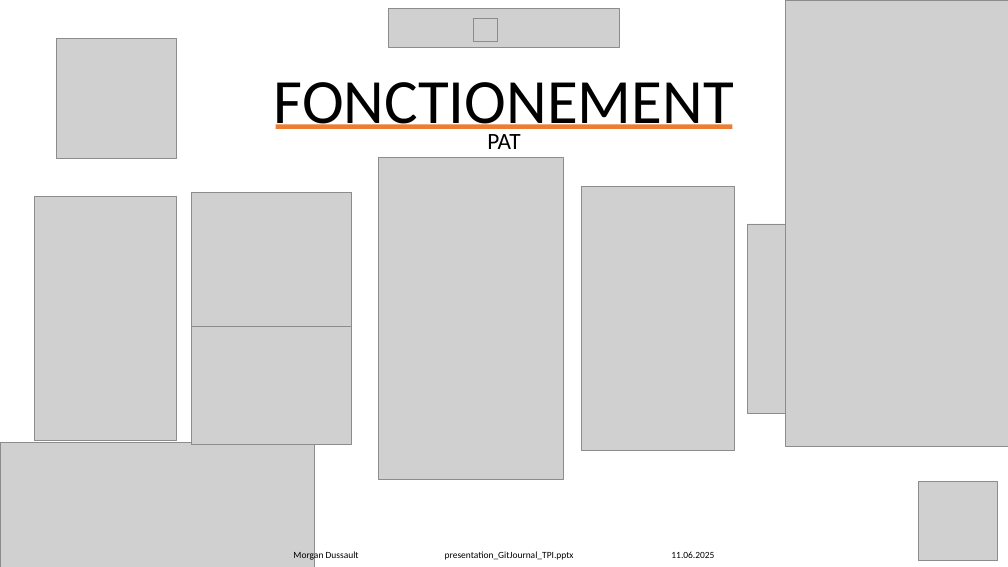
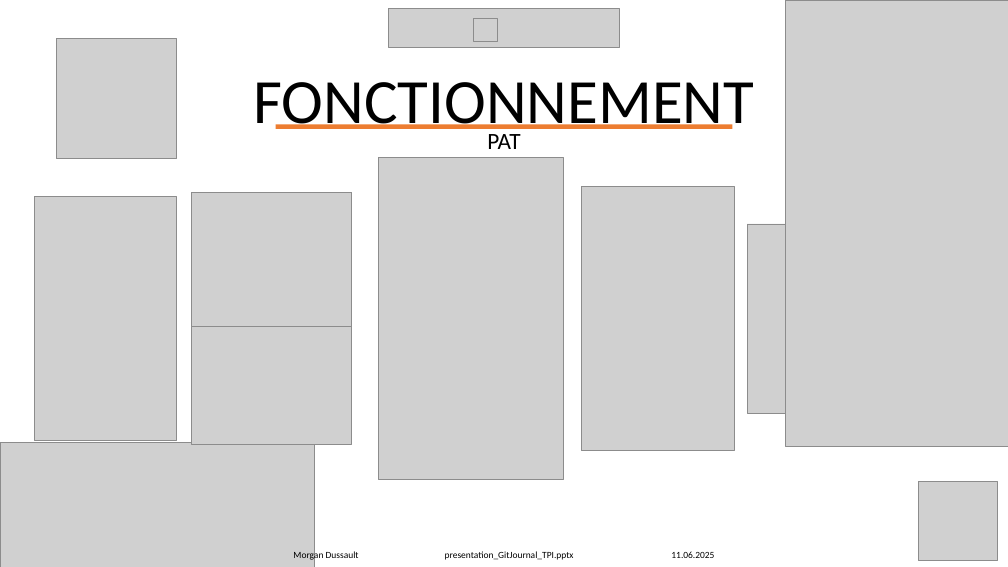
Before and after one commit to Morgan-DD/GitJournal, a slide deck: slide 18 of presentation/presentation_GitJournal_TPI.pptx. Drawn at 1008x567 pixels with LibreOffice and Linux fonts; fonts in the diff are those of the drawing; grey boxes stand for pictures. Boxes give left, top, right and bottom in pixels: in the first picture for what was removed or moved away, otherwise in the second. Text is boxed around its words. In the diff, an @@ line names an element or a change of style, - is before the commit and + after.

```diff
--- a/presentation/presentation_GitJournal_TPI.pptx
+++ b/presentation/presentation_GitJournal_TPI.pptx
@@ text at box(253, 82, 754, 138): text changed @@
-FONCTIONEMENT
+FONCTIONNEMENT
```
Also in this commit, not shown: 19 other slides changed.
